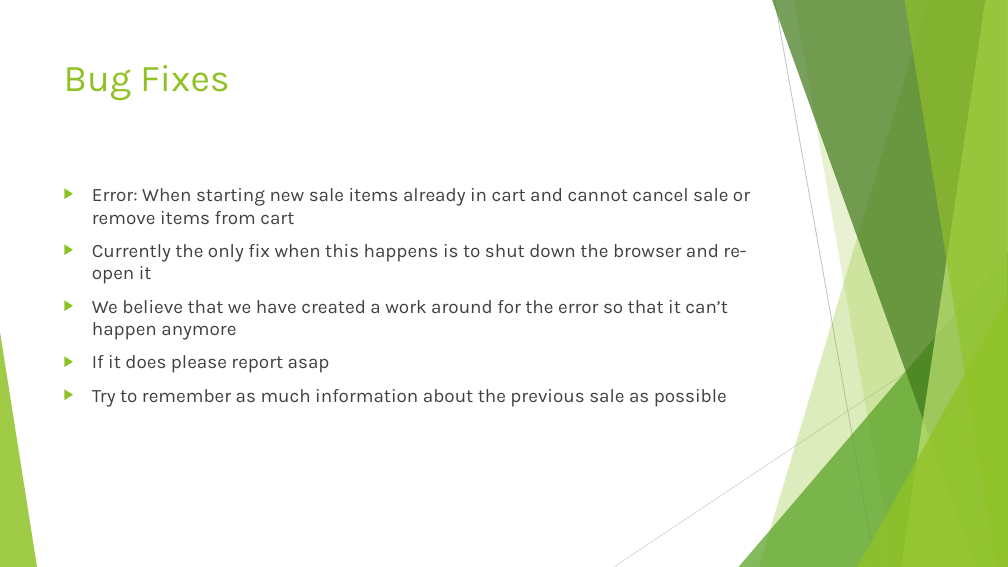
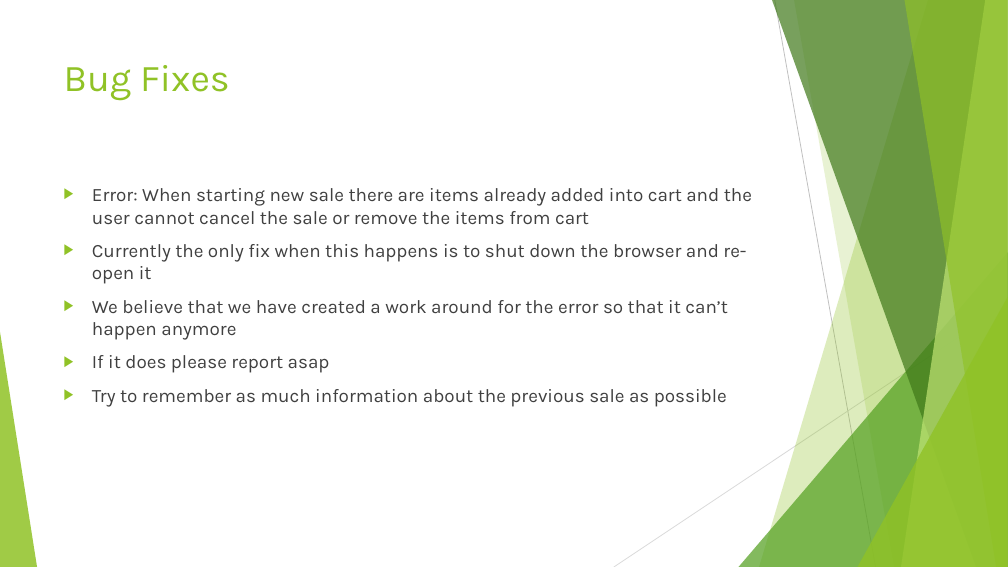
Before and after one commit to SweetSpotProShop/SweetSpot-Documentation, a slide deck: slide 7 of Release Powerpoints/V2.5.0.pptx. Drawn at 1008x567 pixels with LibreOffice and Linux fonts; fonts in the diff are those of the drawing. Boxes give left, top, right and bottom in pixels: in the first picture for what was removed or moved away, otherwise in the second. Text is boxed around its words. In the diff, an @@ line names an element or a change of style, - is before the commit and + after.

```diff
--- a/Release Powerpoints/V2.5.0.pptx
+++ b/Release Powerpoints/V2.5.0.pptx
@@ text at (x1=92, y1=188, x2=752, y2=224): text changed @@
-▶ Error: When starting new sale items already in cart and cannot cancel sale or remove items from cart
+▶ Error: When starting new sale there are items already added into cart and the user cannot cancel the sale or remove the items from cart
```
Also in this commit, not shown: 1 other file.
